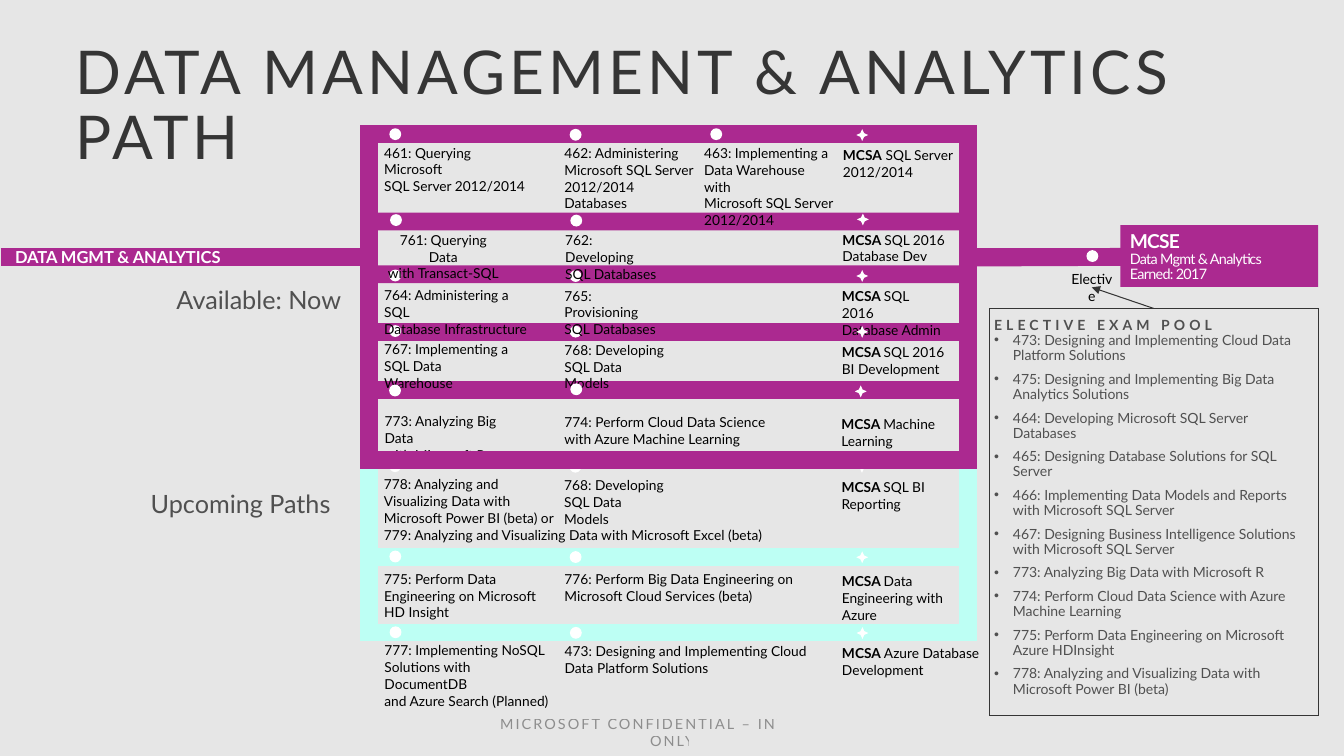
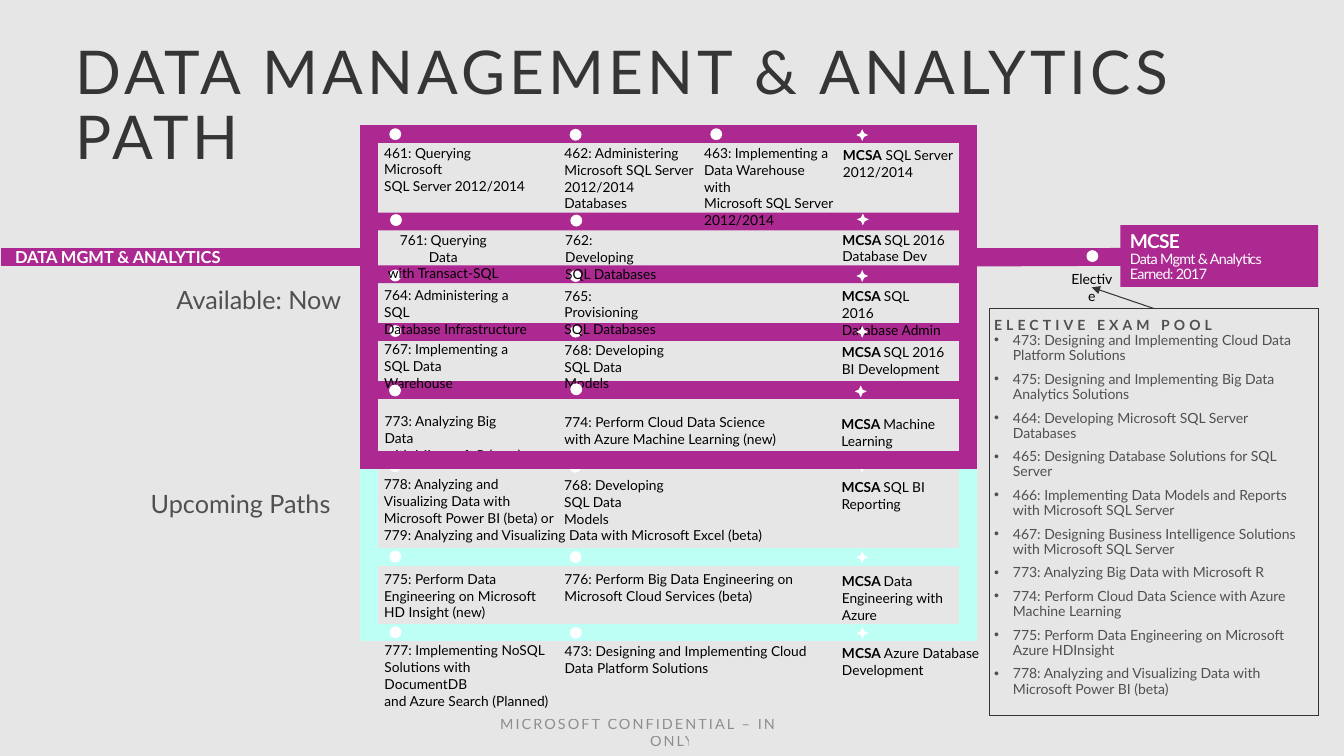
Before and after one commit to guruskill/70-475, a slide deck: slide 20 of NYC-Dec/Microsoft Certification 70-475 Intro.pptx. Drawn at 1344x756 pixels with LibreOffice and Linux fonts; fonts in the diff are those of the drawing; background and template pictures are left out. Boxes give left, top, right and bottom in pixels: in the first picture for what was removed or moved away, otherwise in the second. Text is boxed around its words. In the diff, an @@ line names an element or a change of style, - is before the commit and + after.

```diff
--- a/NYC-Dec/Microsoft Certification 70-475 Intro.pptx
+++ b/NYC-Dec/Microsoft Certification 70-475 Intro.pptx
@@ text at (x1=385, y1=448, x2=522, y2=451): text changed @@
-with Microsoft R
+with Microsoft R (new)
@@ text at (x1=564, y1=433, x2=776, y2=447): text changed @@
-with Azure Machine Learning
+with Azure Machine Learning (new)
@@ text at (x1=384, y1=606, x2=486, y2=620): text changed @@
-HD Insight
+HD Insight (new)
```
Also in this commit, not shown: 2 other slides changed, 1 slide added.
